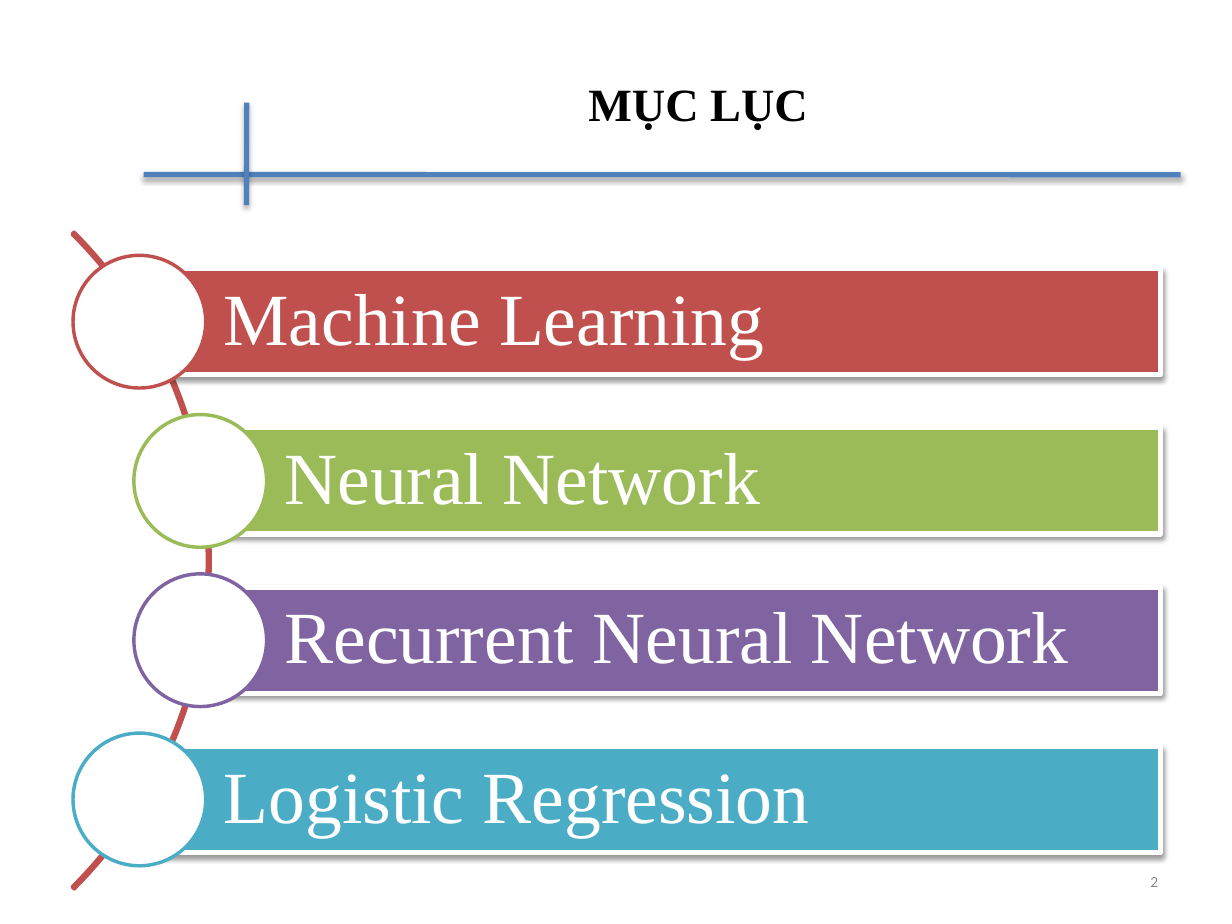
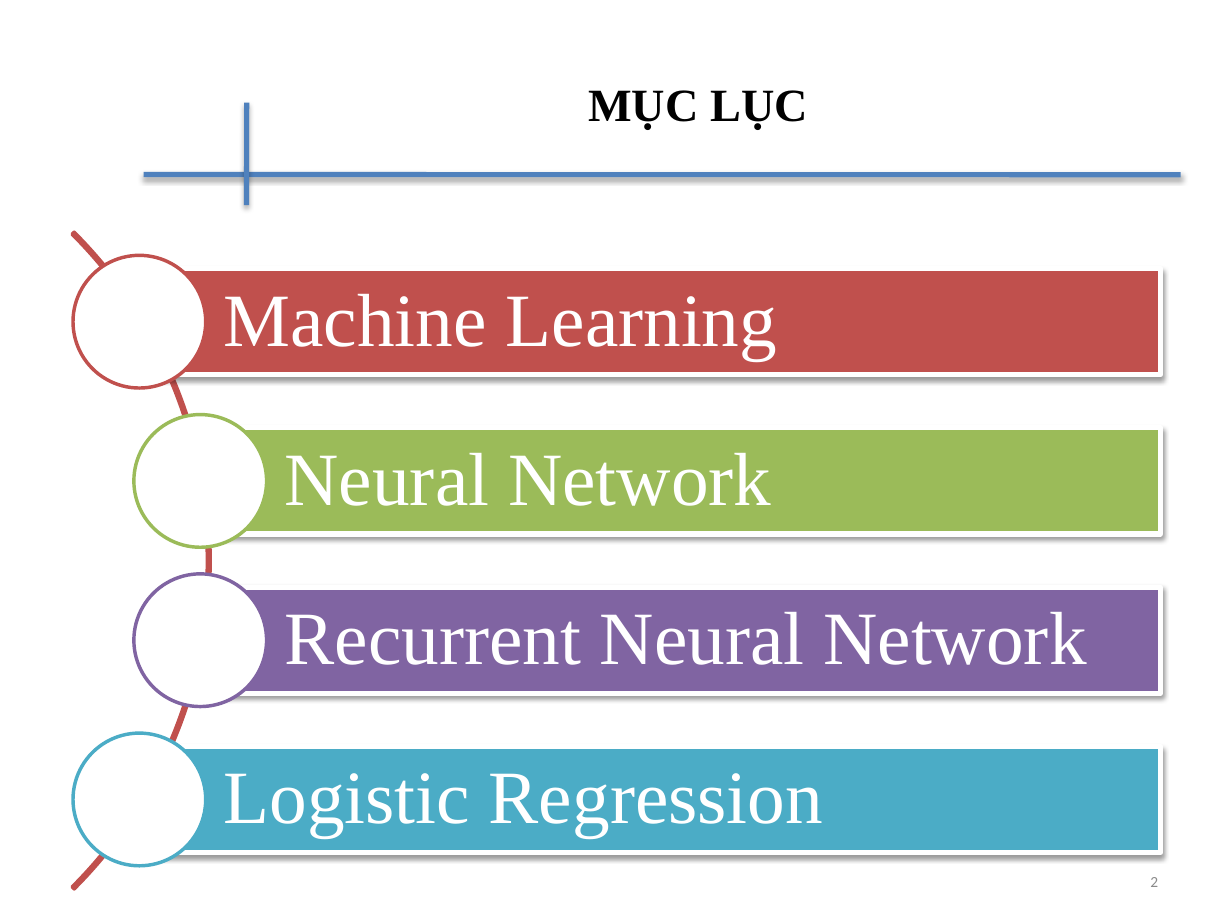
Before and after one commit to daithinh2401/Master_2019, a slide deck: slide 2 of Machine_Learning/ML_Mid_Slide.pptx. Drawn at 1232x924 pixels with LibreOffice and Linux fonts; fonts in the diff are those of the drawing; background and template pictures are left out. Boxes give left, top, right and bottom in pixels: in the first picture for what was removed or moved away, otherwise in the second. Text is boxed around its words. In the diff, an @@ line names an element or a change of style, - is before the commit and + after.

```diff
--- a/Machine_Learning/ML_Mid_Slide.pptx
+++ b/Machine_Learning/ML_Mid_Slide.pptx
@@ size 43 to 44 pt in 4 elements at (x1=224, y1=294, x2=778, y2=360), (x1=285, y1=453, x2=771, y2=506), (x1=285, y1=612, x2=1086, y2=665), (x1=224, y1=773, x2=823, y2=838) @@
```
Also in this commit, not shown: 2 other slides changed, 8 slides added, 2 slides removed, 8 other files.
